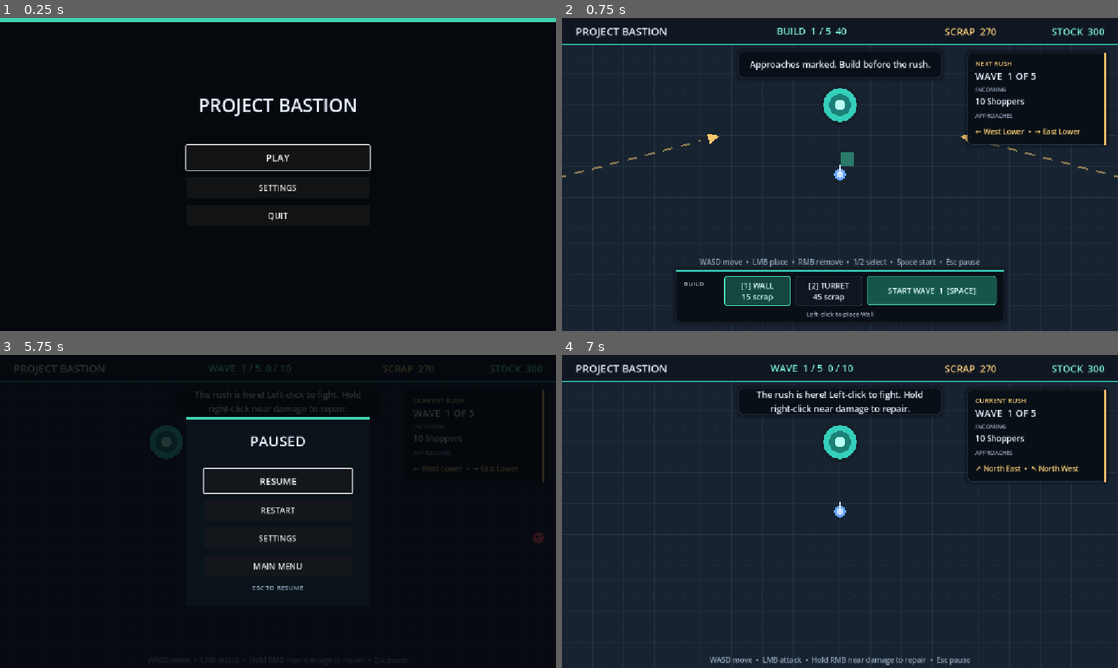
Above: before the commit, frames 1-4 (two rows, left to right).
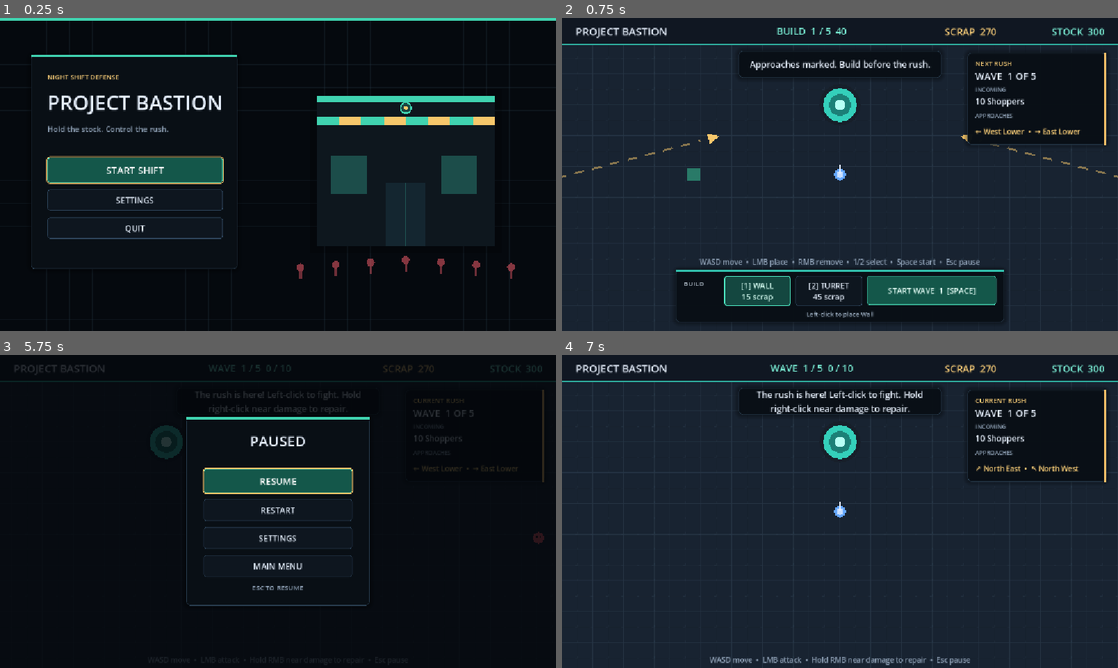
Above: after the commit, the same moments.

Repository: JarredTD/ProjectBastion
Game: Godot game, scene res://scenes/ui/main_menu.tscn
Two runs of this game, one before a commit and one after it. Both use one fixed random seed, a clock stepped at 60 frames per second and the inputs below. Sound files missing from this copy of the repository are replaced by a short silence.
Inputs (mouse positions are in pixels of both pictures, inside the frame that each line leads up to):
- Up to frame 1 (0.25 s): no input
- Up to frame 2 (0.75 s): click "PLAY" (after the commit: "START SHIFT") at 0.5 s
- Up to frame 3 (5.75 s): click "START WAVE 1 [SPACE]" at 1.25 s; tap Enter every 0.75 s from 2 to 5 s; move the mouse to (400, 495) at 2.02 s; hold D (move_right) 2.03-2.75 s; tap 1 at 2.1 s; click (400, 495) at 2.17 s; tap Space at 2.27, 5.27 s; drag from (166, 527) to (250, 574) at 2.77 s; move the mouse to (333, 442) at 3.52 s; hold D (move_right) 3.53-4.25 s; tap R at 3.6 s; click (333, 442) at 3.67 s; drag from (250, 574) to (111, 464) at 4.27 s; move the mouse to (444, 558) at 5.02 s; hold A (move_left) from 5.03 s (still down); tap 2 at 5.1 s; click (444, 558) at 5.17 s; tap Escape (ui_cancel) at 5.65 s
- Up to frame 4 (7 s): release A (move_left) at 5.75 s; click "RESTART" at 5.75 s; click "START WAVE 1 [SPACE]" at 6.5 s

The runs differ from the first frame. In frame 1, 11% of the frame differs, in the area x 0-100%, y 0-97%; in frame 2, 0.2%; in frame 3, 2.8%; in frame 4, nothing differs.

Commit message:
feat: redesign game menus

Diff:
--- a/scenes/ui/main_menu.tscn
+++ b/scenes/ui/main_menu.tscn
@@ -1,7 +1,9 @@
-[gd_scene load_steps=3 format=3]
+[gd_scene load_steps=5 format=3]
 
 [ext_resource type="Script" path="res://scripts/ui/main_menu.gd" id="1_menu"]
 [ext_resource type="PackedScene" path="res://scenes/ui/settings_panel.tscn" id="2_settings"]
+[ext_resource type="Theme" path="res://data/ui/interface_theme.tres" id="3_theme"]
+[ext_resource type="Script" path="res://scripts/ui/menu_backdrop.gd" id="4_backdrop"]
 
 [node name="MainMenu" type="Control"]
 layout_mode = 3
@@ -11,6 +13,7 @@
 grow_horizontal = 2
 grow_vertical = 2
 script = ExtResource("1_menu")
+theme = ExtResource("3_theme")
 
 [node name="Background" type="ColorRect" parent="."]
 layout_mode = 1
@@ -22,39 +25,66 @@
 color = Color(0.0196078, 0.0352941, 0.054902, 1)
 mouse_filter = 2
 
+[node name="BackdropArt" type="Control" parent="."]
+layout_mode = 1
+anchors_preset = 15
+anchor_right = 1.0
+anchor_bottom = 1.0
+grow_horizontal = 2
+grow_vertical = 2
+mouse_filter = 2
+script = ExtResource("4_backdrop")
+
 [node name="Accent" type="ColorRect" parent="."]
 layout_mode = 1
 anchors_preset = 10
 anchor_right = 1.0
-offset_bottom = 8.0
+offset_bottom = 6.0
 grow_horizontal = 2
 color = Color(0.25098, 0.827451, 0.690196, 1)
 mouse_filter = 2
 
+[node name="MenuCard" type="Panel" parent="."]
+offset_left = 64.0
+offset_top = 76.0
+offset_right = 492.0
+offset_bottom = 520.0
+mouse_filter = 2
+
+[node name="CardAccent" type="ColorRect" parent="MenuCard"]
+anchor_right = 1.0
+offset_bottom = 5.0
+mouse_filter = 2
+color = Color(0.25098, 0.827451, 0.690196, 1)
+
 [node name="Menu" type="VBoxContainer" parent="."]
-layout_mode = 1
-anchors_preset = 8
-anchor_left = 0.5
-anchor_top = 0.5
-anchor_right = 0.5
-anchor_bottom = 0.5
-offset_left = -190.0
-offset_top = -170.0
-offset_right = 190.0
-offset_bottom = 170.0
-grow_horizontal = 2
-grow_vertical = 2
+layout_mode = 0
+offset_left = 98.0
+offset_top = 112.0
+offset_right = 458.0
+offset_bottom = 536.0
 theme_override_constants/separation = 14
+
+[node name="Kicker" type="Label" parent="Menu"]
+layout_mode = 2
+theme_override_colors/font_color = Color(1, 0.823529, 0.478431, 1)
+theme_override_font_sizes/font_size = 14
+text = "NIGHT SHIFT DEFENSE"
 
 [node name="Title" type="Label" parent="Menu"]
 layout_mode = 2
 theme_override_colors/font_color = Color(0.913725, 0.94902, 1, 1)
-theme_override_font_sizes/font_size = 38
+theme_override_font_sizes/font_size = 42
 text = "PROJECT BASTION"
-horizontal_alignment = 1
+
+[node name="Subtitle" type="Label" parent="Menu"]
+layout_mode = 2
+theme_override_colors/font_color = Color(0.568627, 0.639216, 0.721569, 1)
+theme_override_font_sizes/font_size = 16
+text = "Hold the stock. Control the rush."
 
 [node name="Spacer" type="Control" parent="Menu"]
-custom_minimum_size = Vector2(0, 28)
+custom_minimum_size = Vector2(0, 20)
 layout_mode = 2
 mouse_filter = 2
 
@@ -62,8 +92,9 @@
 unique_name_in_owner = true
 custom_minimum_size = Vector2(0, 52)
 layout_mode = 2
+theme_type_variation = &"PrimaryButton"
 theme_override_font_sizes/font_size = 20
-text = "PLAY"
+text = "START SHIFT"
 
 [node name="SettingsButton" type="Button" parent="Menu"]
 unique_name_in_owner = true
--- a/scenes/ui/pause_menu.tscn
+++ b/scenes/ui/pause_menu.tscn
@@ -1,7 +1,8 @@
-[gd_scene load_steps=3 format=3]
+[gd_scene load_steps=4 format=3]
 
 [ext_resource type="Script" path="res://scripts/ui/pause_menu.gd" id="1_pause"]
 [ext_resource type="PackedScene" path="res://scenes/ui/settings_panel.tscn" id="2_settings"]
+[ext_resource type="Theme" path="res://data/ui/interface_theme.tres" id="3_theme"]
 
 [node name="PauseMenu" type="CanvasLayer"]
 process_mode = 3
@@ -16,6 +17,7 @@
 anchor_bottom = 1.0
 grow_horizontal = 2
 grow_vertical = 2
+theme = ExtResource("3_theme")
 
 [node name="Dimmer" type="ColorRect" parent="Overlay"]
 layout_mode = 1
@@ -26,7 +28,7 @@
 grow_vertical = 2
 color = Color(0.0117647, 0.0235294, 0.0392157, 0.82)
 
-[node name="Panel" type="ColorRect" parent="Overlay"]
+[node name="Panel" type="Panel" parent="Overlay"]
 layout_mode = 1
 anchors_preset = 8
 anchor_left = 0.5
@@ -39,7 +41,6 @@
 offset_bottom = 195.0
 grow_horizontal = 2
 grow_vertical = 2
-color = Color(0.0392157, 0.0705882, 0.101961, 1)
 
 [node name="Accent" type="ColorRect" parent="Overlay/Panel"]
 layout_mode = 0
@@ -77,6 +78,7 @@
 unique_name_in_owner = true
 custom_minimum_size = Vector2(0, 50)
 layout_mode = 2
+theme_type_variation = &"PrimaryButton"
 theme_override_font_sizes/font_size = 19
 text = "RESUME"
 
--- a/scenes/ui/settings_panel.tscn
+++ b/scenes/ui/settings_panel.tscn
@@ -1,6 +1,7 @@
-[gd_scene load_steps=2 format=3]
+[gd_scene load_steps=3 format=3]
 
 [ext_resource type="Script" path="res://scripts/ui/settings_panel.gd" id="1_settings"]
+[ext_resource type="Theme" path="res://data/ui/interface_theme.tres" id="2_theme"]
 
 [node name="SettingsPanel" type="Control"]
 process_mode = 3
@@ -11,6 +12,7 @@
 grow_horizontal = 2
 grow_vertical = 2
 script = ExtResource("1_settings")
+theme = ExtResource("2_theme")
 
 [node name="Dimmer" type="ColorRect" parent="."]
 layout_mode = 1
@@ -21,7 +23,7 @@
 grow_vertical = 2
 color = Color(0.0117647, 0.0235294, 0.0392157, 0.9)
 
-[node name="Panel" type="ColorRect" parent="."]
+[node name="Panel" type="Panel" parent="."]
 layout_mode = 1
 anchors_preset = 8
 anchor_left = 0.5
@@ -34,7 +36,6 @@
 offset_bottom = 218.0
 grow_horizontal = 2
 grow_vertical = 2
-color = Color(0.0392157, 0.0705882, 0.101961, 1)
 
 [node name="Accent" type="ColorRect" parent="Panel"]
 layout_mode = 0
@@ -61,6 +62,13 @@
 theme_override_colors/font_color = Color(0.913725, 0.94902, 1, 1)
 theme_override_font_sizes/font_size = 28
 text = "AUDIO"
+horizontal_alignment = 1
+
+[node name="Hint" type="Label" parent="Panel/Content"]
+layout_mode = 2
+theme_override_colors/font_color = Color(0.568627, 0.639216, 0.721569, 1)
+theme_override_font_sizes/font_size = 14
+text = "Tune the mix without leaving the game."
 horizontal_alignment = 1
 
 [node name="Volumes" type="GridContainer" parent="Panel/Content"]
@@ -177,5 +185,6 @@
 unique_name_in_owner = true
 custom_minimum_size = Vector2(154, 46)
 layout_mode = 2
+theme_type_variation = &"PrimaryButton"
 theme_override_font_sizes/font_size = 16
 text = "BACK"
--- /dev/null
+++ b/scripts/ui/menu_backdrop.gd
@@ -0,0 +1,52 @@
+@tool
+extends Control
+
+const GRID_COLOR := Color(0.13, 0.2, 0.26, 0.28)
+const BUILDING_COLOR := Color(0.055, 0.09, 0.12, 1)
+const WINDOW_COLOR := Color(0.18, 0.56, 0.5, 0.45)
+const TEAL := Color("40d3b0")
+const GOLD := Color("f6c76b")
+
+func _ready() -> void:
+	mouse_filter = Control.MOUSE_FILTER_IGNORE
+	queue_redraw()
+
+func _notification(what: int) -> void:
+	if what == NOTIFICATION_RESIZED:
+		queue_redraw()
+
+## Draws a simple storefront backdrop behind the main menu.
+func _draw() -> void:
+	for x in range(0, ceili(size.x), 48):
+		draw_line(Vector2(x, 0), Vector2(x, size.y), GRID_COLOR, 1.0)
+	for y in range(0, ceili(size.y), 48):
+		draw_line(Vector2(0, y), Vector2(size.x, y), GRID_COLOR, 1.0)
+
+	var store := Rect2(size.x * 0.57, size.y * 0.25, size.x * 0.32, size.y * 0.48)
+	draw_rect(store.grow(14.0), Color(0, 0, 0, 0.22))
+	draw_rect(store, BUILDING_COLOR)
+	draw_rect(Rect2(store.position, Vector2(store.size.x, 12.0)), TEAL)
+	draw_rect(Rect2(store.position + Vector2(0, 42), Vector2(store.size.x, 18.0)), GOLD)
+	for index in 8:
+		var awning_x := store.position.x + index * store.size.x / 8.0
+		if index % 2 == 0:
+			draw_rect(Rect2(awning_x, store.position.y + 42.0, store.size.x / 8.0, 18.0), TEAL)
+
+	var door_size := Vector2(store.size.x * 0.22, store.size.y * 0.42)
+	var door := Rect2(store.position + Vector2(store.size.x * 0.39, store.size.y - door_size.y), door_size)
+	draw_rect(door, Color(0.08, 0.15, 0.19, 1))
+	draw_line(door.position + Vector2(door.size.x * 0.5, 0), door.end - Vector2(door.size.x * 0.5, 0), WINDOW_COLOR, 2.0)
+	for side in [0.08, 0.7]:
+		var window := Rect2(store.position + Vector2(store.size.x * side, store.size.y * 0.4), Vector2(store.size.x * 0.2, store.size.y * 0.25))
+		draw_rect(window, WINDOW_COLOR)
+
+	var sign_center := store.position + Vector2(store.size.x * 0.5, 24.0)
+	draw_circle(sign_center, 11.0, Color(TEAL, 0.25))
+	draw_arc(sign_center, 11.0, 0.0, TAU, 24, TEAL, 3.0)
+	draw_circle(sign_center, 4.0, GOLD)
+
+	for index in 7:
+		var crowd_x := store.position.x - 34.0 + index * (store.size.x + 68.0) / 6.0
+		var crowd_y := store.end.y + 28.0 + absf(3.0 - index) * 5.0
+		draw_circle(Vector2(crowd_x, crowd_y), 8.0, Color(0.93, 0.36, 0.41, 0.55))
+		draw_line(Vector2(crowd_x, crowd_y + 8.0), Vector2(crowd_x, crowd_y + 24.0), Color(0.93, 0.36, 0.41, 0.45), 5.0)
Not shown, added: scripts/ui/menu_backdrop.gd.uid
